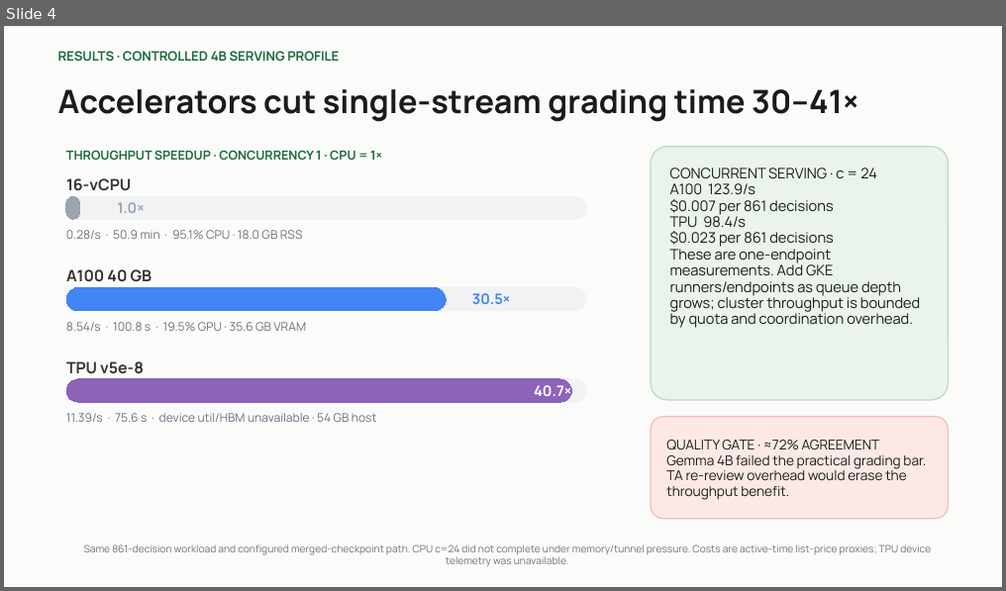
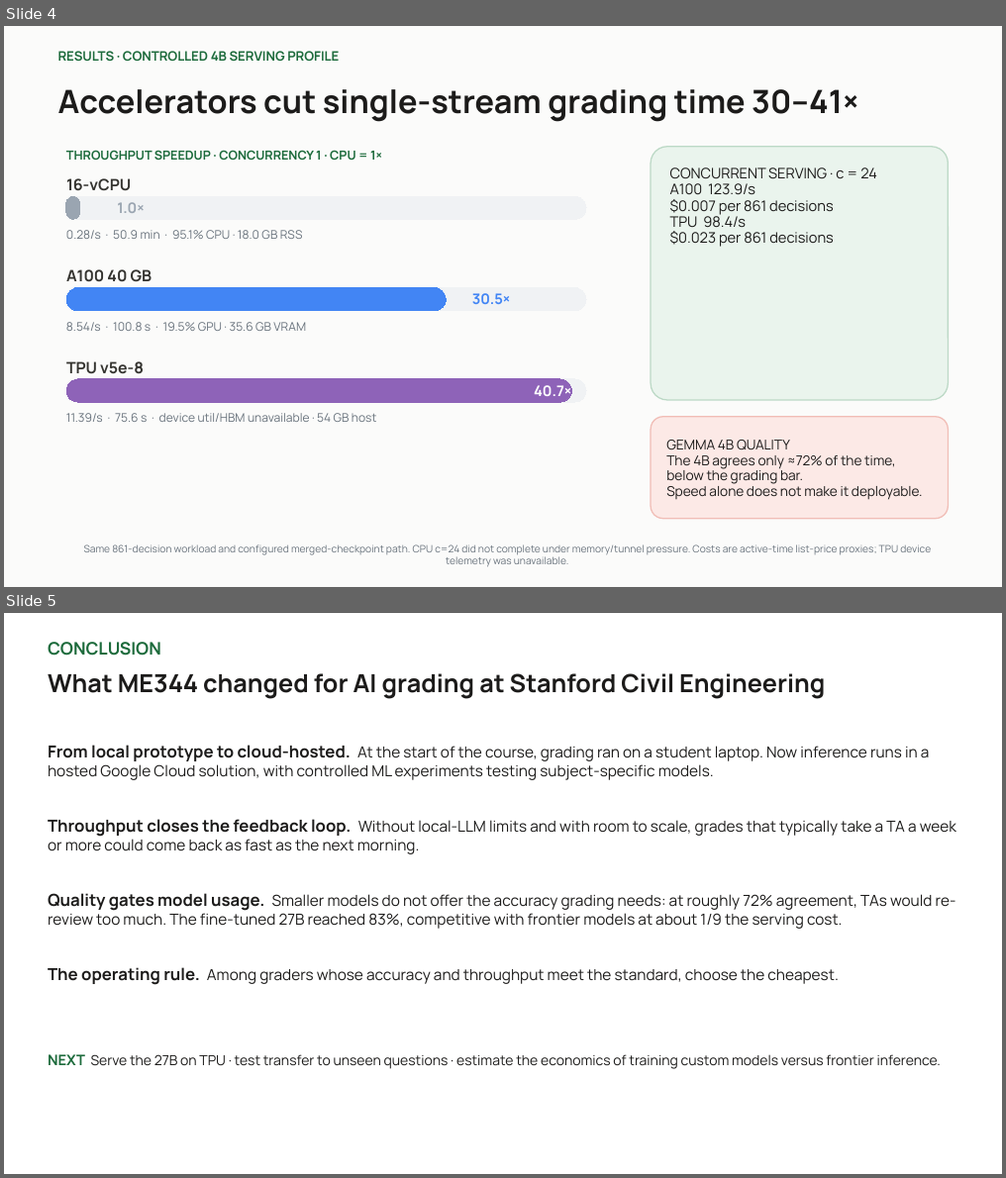
Before and after one commit to seanyepez/me344ricechem, a slide deck: slides/ME344_RiceChem_Option2_5_Slides.pptx. Shown one above the other, each under a label of ours: slide 4 before the commit, slides 4 and 5 after it. The pictures are 1006x591 and 1006x1178 pixels, drawn with LibreOffice and Linux fonts; fonts in the diff are those of the drawing; background and template pictures are left out. Boxes give left, top, right and bottom in pixels: in the first picture for what was removed or moved away, otherwise in the second. Text is boxed around its words. In the diff, an @@ line names an element or a change of style, - is before the commit and + after.

Commit message:
Deck final pass: conclusion in plain takeaways, cleaner results panel, cropped measurements diagram

```diff
--- a/slides/ME344_RiceChem_Option2_5_Slides.pptx
+++ b/slides/ME344_RiceChem_Option2_5_Slides.pptx
@@ slide 5 added at [4, 613, 1002, 1174], background #FFFFFF @@
@@ text added at [48, 642, 161, 656], 12.5 pt, text #1D6B3C, bold @@
+CONCLUSION
@@ text added at [48, 673, 825, 698], 18 pt, text #1C1B1A, bold @@
+What ME344 changed for AI grading at Stanford Civil Engineering
@@ text added at [48, 745, 930, 780], 11 pt, text #1C1B1A @@
+From local prototype to cloud-hosted. At the start of the course, grading ran on a student laptop. Now inference runs in a hosted Google Cloud solution, with controlled ML experiments testing subject-specific models.
@@ text added at [48, 819, 956, 855], 11 pt, text #1C1B1A @@
+Throughput closes the feedback loop. Without local-LLM limits and with room to scale, grades that typically take a TA a week or more could come back as fast as the next morning.
@@ text added at [48, 893, 956, 929], 11 pt, text #1C1B1A @@
+Quality gates model usage. Smaller models do not offer the accuracy grading needs: at roughly 72% agreement, TAs would re-review too much. The fine-tuned 27B reached 83%, competitive with frontier models at about 1/9 the serving cost.
@@ text added at [48, 967, 838, 985], 11 pt, text #1C1B1A @@
+The operating rule. Among graders whose accuracy and throughput meet the standard, choose the cheapest.
@@ text added at [48, 1055, 941, 1069], 10 pt, text #1C1B1A @@
+NEXT Serve the 27B on TPU · test transfer to unseen questions · estimate the economics of training custom models versus frontier inference.
@@ slide 4 changed as well @@
@@ text in rounded rectangle at [670, 249, 920, 328]: paragraph removed @@
-These are one-endpoint measurements. Add GKE runners/endpoints as queue depth grows; cluster throughput is bounded by quota and coordination overhead.
@@ text in rounded rectangle at [666, 440, 923, 500]: text changed @@
-QUALITY GATE · ≈72% AGREEMENT
-Gemma 4B failed the practical grading bar.
-TA re-review overhead would erase the throughput benefit.
+GEMMA 4B QUALITY
+The 4B agrees only ≈72% of the time, below the grading bar.
+Speed alone does not make it deployable.
```
Also in this commit, not shown: 3 other slides changed, 1 slide removed, 1 other file.
